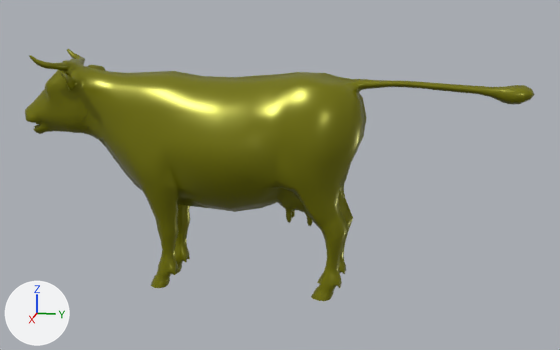
A saved change to the glTF model public/assets/models/Cow.glb.
Both versions are drawn from a 50 mm lens placed at (2.905, 0.741, 1.195), pointed at (-0.012, 0.157, 0.466). Lighting does not change. The marker at lower left points along +X, +Y and +Z. The picture after the commit comes second. Where no turn or scale is listed for an object, it has been applied to the vertices. Vertices at exactly the same position are counted once.

Objects in the first picture: 'SK_Cow'.
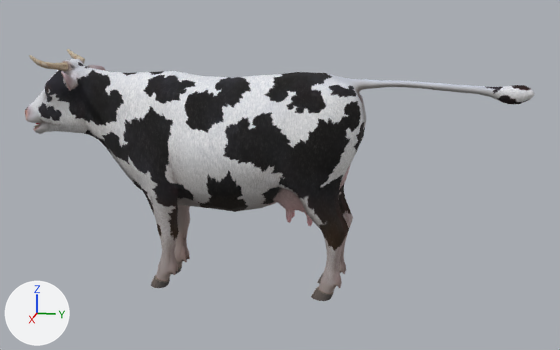
Changed parts and their boxes (x1, y1, x2, y2) in the pictures (560 x 350 px):
'SK_Cow', surface changed, recoloured
    both: (25, 49, 535, 301)

What changed in the scene script:
```text
Add img_t_cow_b:
    img_t_cow_b = load_image('T_Cow_B', '_unpacked/T_Cow_B', 1024, 1024, 'sRGB')
Change mat_m_cow:
    remove # nodes: BsdfPrincipled, Mix, OutputMaterial, TexImage, VertexColor
    remove # uses the picture img_base_color_texture
    nodes: BsdfPrincipled, OutputMaterial, TexImage
    uses the picture img_t_cow_b
Change me_sk_cow:
    where me_sk_cow.from_pydata(...)  # 1909 vertices, 3814 faces; spans x -0.23..0.23, y -0.9..1.09, z 0.0..0.93
    used by ob_sk_cow; location = (0.0, 0.0, 0.0)
    me_sk_cow part 1: vertex colours changed
```
